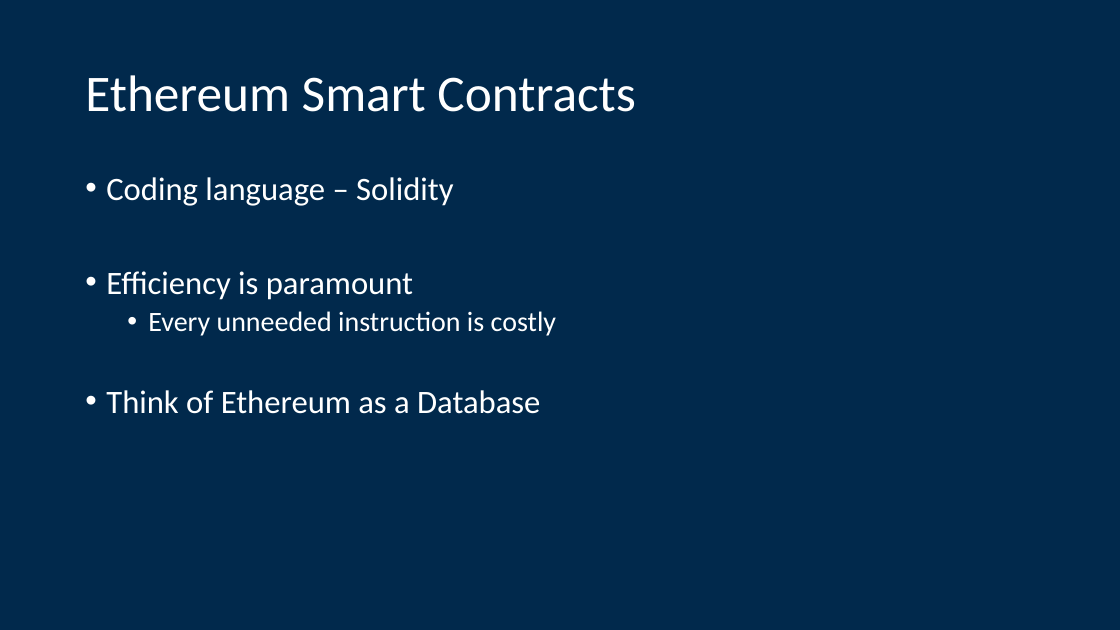
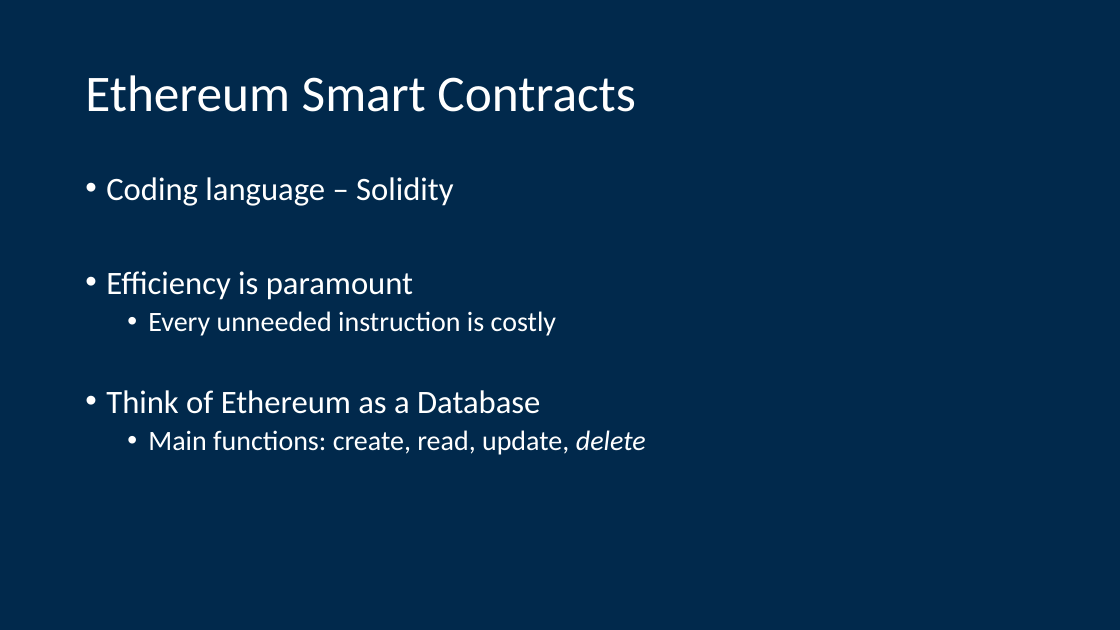
Before and after one commit to Blockchain-at-Michigan/Front-End-Workshop, a slide deck: slide 8 of presentation/Workshop_12_2_18.pptx. Drawn at 1120x630 pixels with LibreOffice and Linux fonts; fonts in the diff are those of the drawing. Boxes give left, top, right and bottom in pixels: in the first picture for what was removed or moved away, otherwise in the second. Text is boxed around its words. In the diff, an @@ line names an element or a change of style, - is before the commit and + after.

```diff
--- a/presentation/Workshop_12_2_18.pptx
+++ b/presentation/Workshop_12_2_18.pptx
@@ text at [148, 430, 646, 455]: paragraph added @@
+  • Main functions: create, read, update, delete
```
Also in this commit, not shown: 1 other slide changed.
